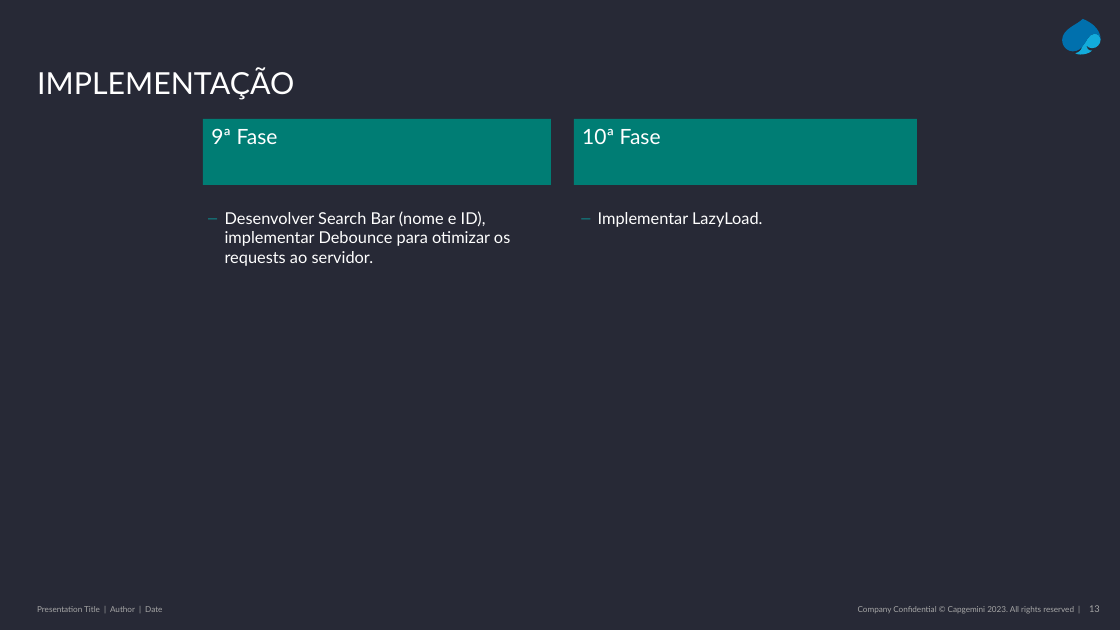
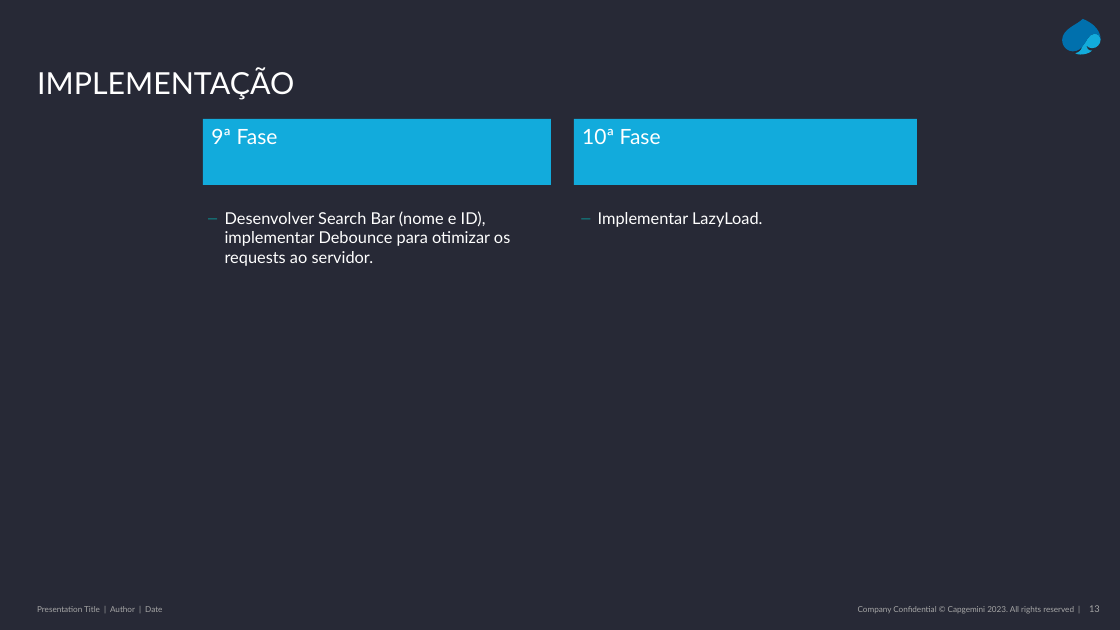
Before and after one commit to Pedro-MPC/1stproject, a slide deck: slide 13 of Apresentação e-commerce.pptx. Drawn at 1120x630 pixels with LibreOffice and Linux fonts; fonts in the diff are those of the drawing. Boxes give left, top, right and bottom in pixels: in the first picture for what was removed or moved away, otherwise in the second. Text is boxed around its words. In the diff, an @@ line names an element or a change of style, - is before the commit and + after.

```diff
--- a/Apresentação e-commerce.pptx
+++ b/Apresentação e-commerce.pptx
@@ rectangle "9ª Fase" at bbox=[203, 119, 551, 185]: fill #007D74 to #12ABDC @@
@@ rectangle "10ª Fase" at bbox=[574, 119, 917, 185]: fill #007D74 to #12ABDC @@
```
Also in this commit, not shown: 3 other slides changed, 1 other file.
